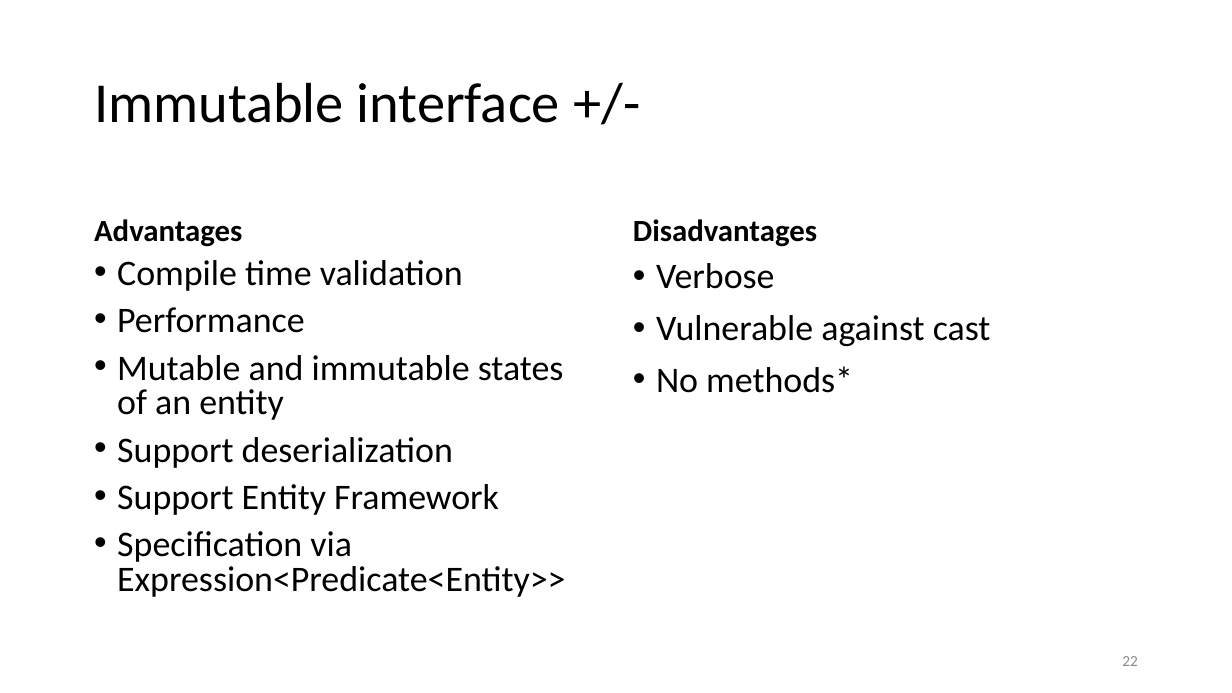
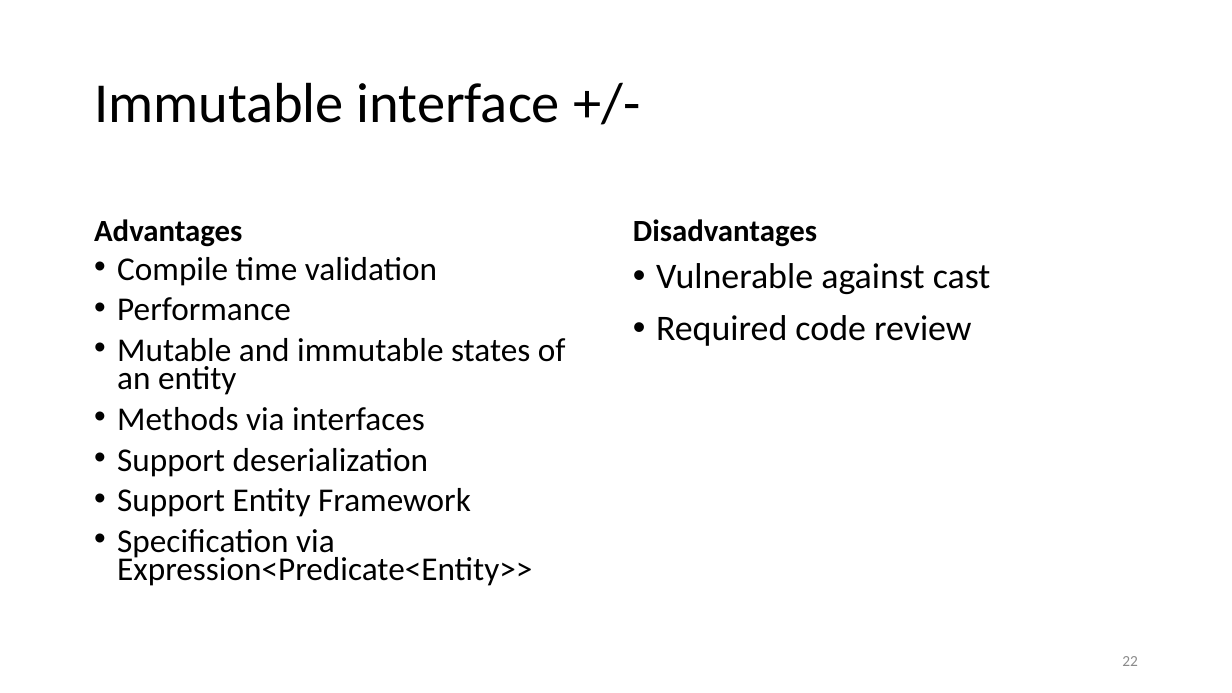
Before and after one commit to kugushev/presentations, a slide deck: slide 22 of Presentation.pptx. Drawn at 1232x693 pixels with LibreOffice and Linux fonts; fonts in the diff are those of the drawing. Boxes give left, top, right and bottom in pixels: in the first picture for what was removed or moved away, otherwise in the second. Text is boxed around its words. In the diff, an @@ line names an element or a change of style, - is before the commit and + after.

```diff
--- a/Presentation.pptx
+++ b/Presentation.pptx
@@ text at (117, 257, 566, 586): size 28 to 25.9 pt in "Compile time validation", "Performance", "Mutable and immutable states of an entity", "Support deserialization" and 2 more places; line spacing 0.8 to 0.7 @@
@@ text at (656, 263, 775, 289): paragraph removed @@
-• Verbose
@@ text at (656, 315, 972, 346): text changed @@
-• No methods*
+• Required code review
@@ text at (117, 407, 425, 431): paragraph added @@
+• Methods via interfaces
```
Also in this commit, not shown: 3 other slides changed, 2 other files.
